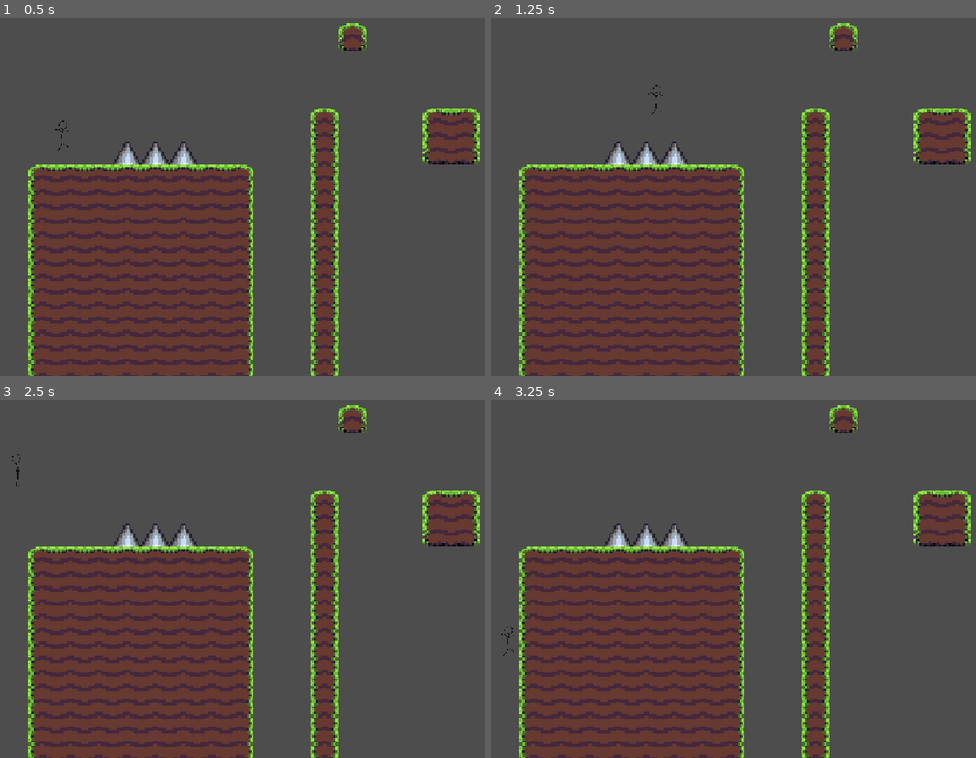
Above: before the commit, frames 1-4 (two rows, left to right).
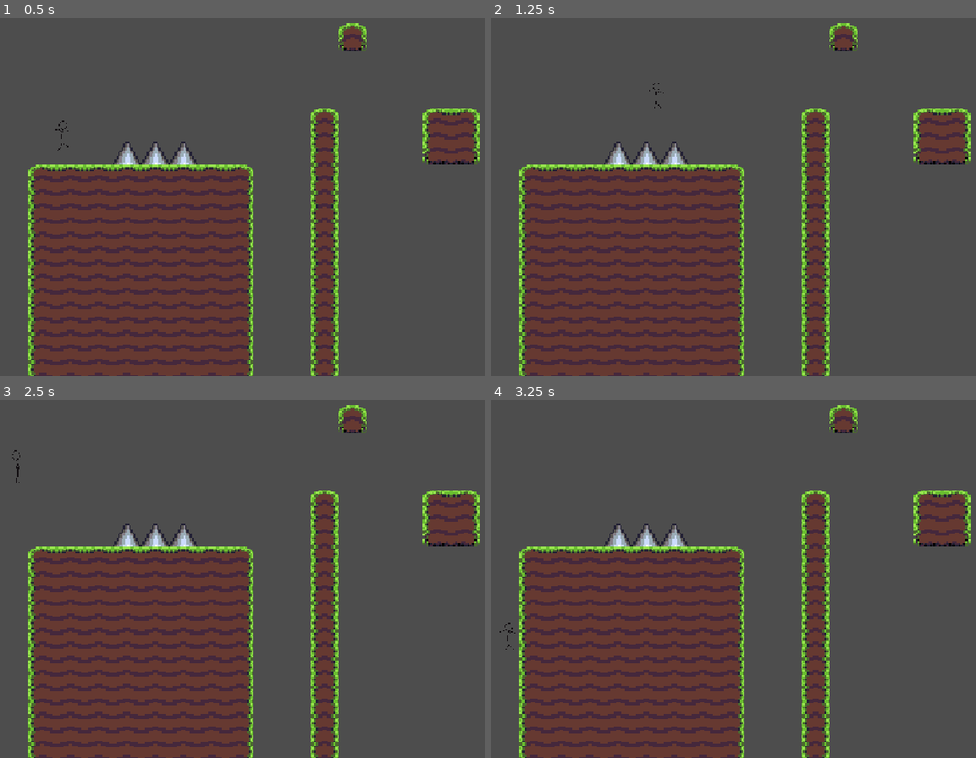
Above: after the commit, the same moments.

Repository: GamaGamerGG/hack-club-platformer-demo
Game: Godot game, scene res://scenes/main_scene.tscn
Same seed, same stepped clock (60 frames per second), same inputs: the game is played once before the commit and once after it.
Inputs:
- Up to frame 1 (0.5 s): no input
- Up to frame 2 (1.25 s): hold D (right) from 0.53 s (still down); hold Space (jump) from 0.53 s (still down)
- Up to frame 3 (2.5 s): tap Enter at 1.25 s; release Space (jump) at 1.28 s; tap Space (jump) at 1.35, 1.52, 1.82 s; release D (right) at 2.03 s; hold A (left) from 2.03 s (still down); hold Space (jump) from 2.03 s (still down)
- Up to frame 4 (3.25 s): release A (left) at 2.78 s; release Space (jump) at 2.78 s; hold D (right) from 2.78 s (still down); tap Space (jump) at 2.85, 3.02 s

Frame 1 is identical in both runs. In frame 2, less than 0.1% of the frame differs, in the area x 32-36%, y 18-27%; in frame 3, less than 0.1%; in frame 4, less than 0.1%.

Commit message:
Implement coyote time

Diff:
--- a/scripts/player.gd
+++ b/scripts/player.gd
@@ -12,9 +12,10 @@
 const JUMP_VELOCITY := -300.0
 const JUMP_EXT_VELOCITY := -30.0
 const MAX_JUMP_TIME := 0.25
+const COYOTE_TIME := 0.1
 
-var jumpTimer := 0.0
-var jumping := false
+var jump_timer := 0.0
+var coyote_timer := COYOTE_TIME
 var jumped := false
 var input := false
 var extra_jumps := 0
@@ -29,26 +30,26 @@
 
 	if not is_on_floor():
 		velocity += get_gravity() * delta * GRAVITY
+		coyote_timer += delta
 	else:
 		jumped = false
+		coyote_timer = 0.0
 
 	if Input.is_action_just_released("jump"):
 		jumped = false
 
-	jumping = input and Input.is_action_pressed("jump") and jumpTimer < MAX_JUMP_TIME and jumped
-
-	if input and Input.is_action_just_pressed("jump") and (is_on_floor() or extra_jumps > 0):
-		if not is_on_floor():
+	if input and not jumped and Input.is_action_just_pressed("jump") and (coyote_timer <= COYOTE_TIME or extra_jumps > 0):
+		if not coyote_timer <= COYOTE_TIME:
 			extra_jumps -= 1
 		velocity.y = JUMP_VELOCITY
 		jumped = true
 
-	if jumping:
-		velocity.y += JUMP_EXT_VELOCITY * sqrt(jumpTimer / MAX_JUMP_TIME)
-		jumpTimer += delta
+	if input and Input.is_action_pressed("jump") and jump_timer <= MAX_JUMP_TIME and jumped:
+		velocity.y += JUMP_EXT_VELOCITY * sqrt(jump_timer / MAX_JUMP_TIME)
+		jump_timer += delta
 
 	if not Input.is_action_pressed("jump"):
-		jumpTimer = 0.0
+		jump_timer = 0.0
 
 
 	var direction := Input.get_axis("left", "right")
@@ -84,8 +85,8 @@
 func _on_died() -> void:
 	global_position = spawn_pos
 	velocity = Vector2(0, 0)
-	jumpTimer = 0.0
-	jumping = false
+	jump_timer = 0.0
+	coyote_timer = COYOTE_TIME
 	jumped = false
 	input = false
 
Not shown, added: scenes/main_scene.tscn2139651122.tmp
Not shown, added: scenes/main_scene.tscn2144908804.tmp
